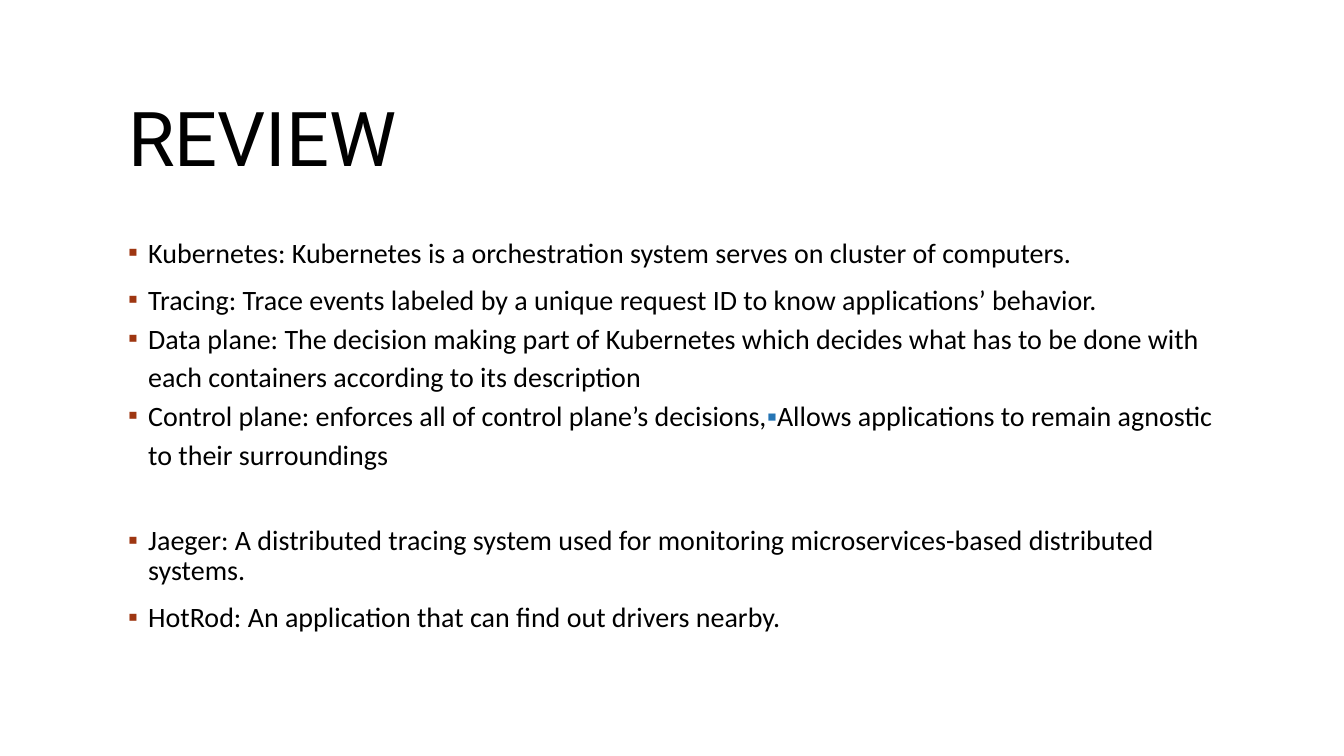
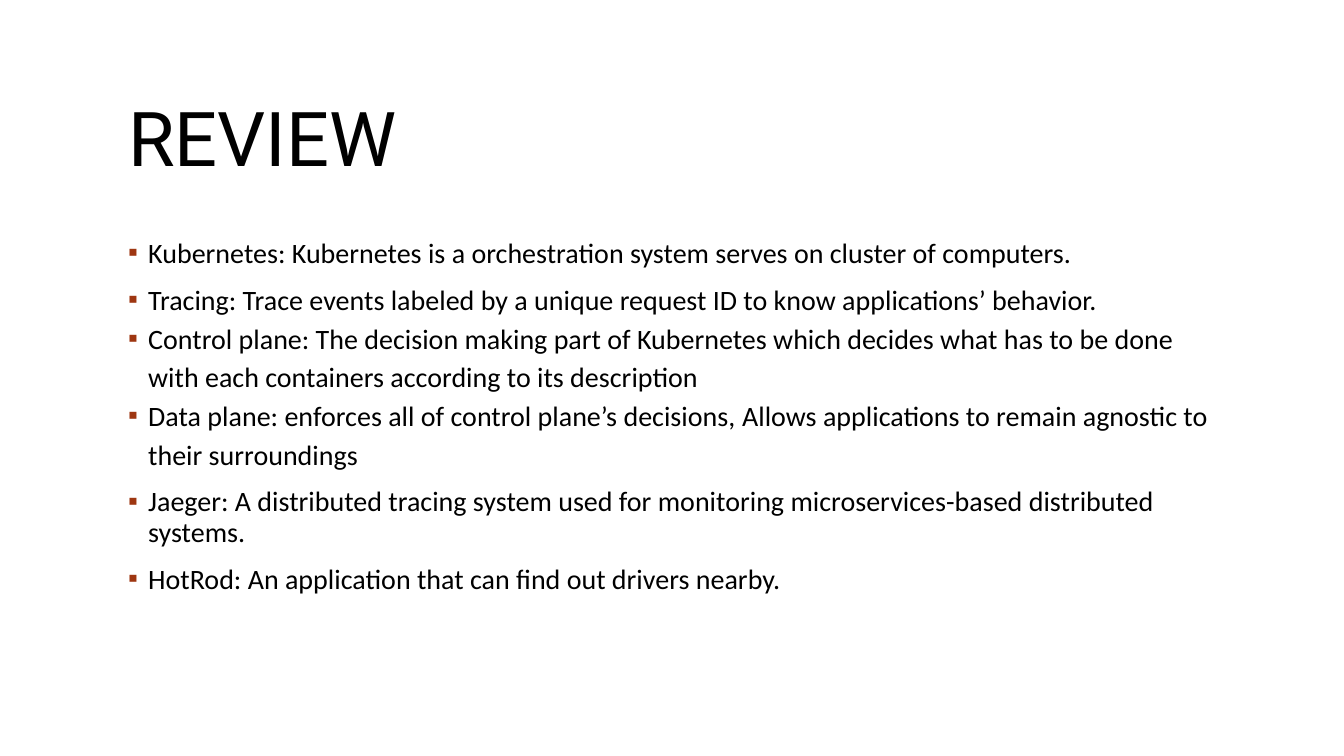
Before and after one commit to BU-NU-CLOUD-SP18/Cross-Layer-Tracing-in-Kubernetes, a slide deck: slide 2 of e2eTracing_pre2.pptx. Drawn at 1344x756 pixels with LibreOffice and Linux fonts; fonts in the diff are those of the drawing; background and template pictures are left out. Boxes give left, top, right and bottom in pixels: in the first picture for what was removed or moved away, otherwise in the second. Text is boxed around its words. In the diff, an @@ line names an element or a change of style, - is before the commit and + after.

```diff
--- a/e2eTracing_pre2.pptx
+++ b/e2eTracing_pre2.pptx
@@ text at (x1=148, y1=329, x2=1207, y2=470): text changed @@
-▪ Data plane: The decision making part of Kubernetes which decides what has to be done with each containers according to its description
-▪ Control plane: enforces all of control plane’s decisions,▪Allows applications to remain agnostic to their surroundings
+▪ Control plane: The decision making part of Kubernetes which decides what has to be done with each containers according to its description
+▪ Data plane: enforces all of control plane’s decisions, Allows applications to remain agnostic to their surroundings
```
Also in this commit, not shown: 2 other slides changed.
